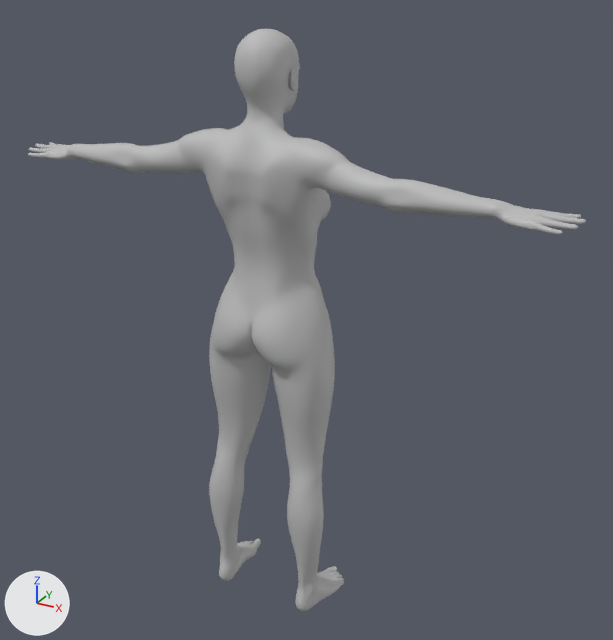
Renders of the FBX model Assets/04_Art/3D/Legs/FBX/URGO_Female_Body_new.fbx from each side of a commit.
Both versions are drawn from a camera (50 mm lens) standing at (11.83, -19.64, 19.49) and looking at (0.73, 0.54, 9.4). Arrows for +X, +Y and +Z are at lower left; the lights stay in place. Where no turn or scale is listed for an object, it has been applied to the vertices.

Objects in the first picture: 'Skin001'.
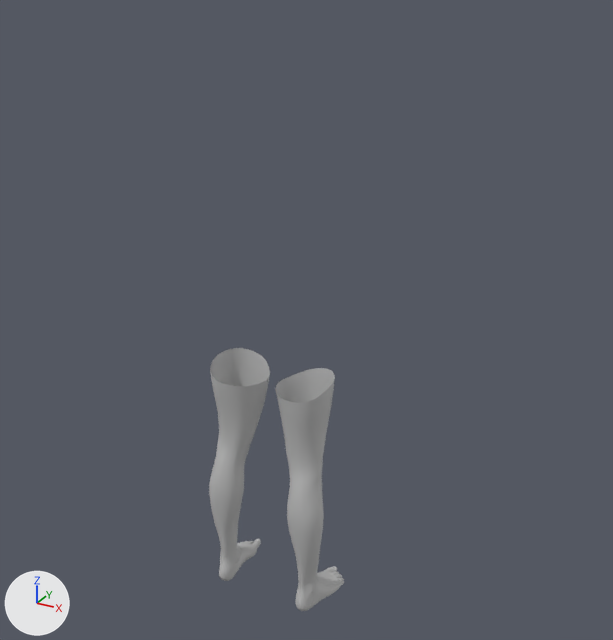
Changed parts and their boxes (x1, y1, x2, y2) in the pictures (613 x 640 px):
'Skin001', reshaped (76% narrower, 55% shorter): before (28, 29, 586, 611); after (209, 348, 344, 611)
part 1 of me_mesh_001, deleted: before (28, 29, 586, 403)

Edits to the bpy script that builds the scene:
```text
Change me_mesh_001:
    used by ob_skin001; location = (0.0, 0.0, 0.0)
    remove me_mesh_001.from_pydata(...)  # 34269 vertices, 34196 faces; spans x -8.4..8.4, y -1.6..1.3, z 0.0..17.6
    add me_mesh_001.from_pydata(...)  # 11554 vertices, 11520 faces; spans x -2.1..2.1, y -1.4..1.1, z 0.0..8.0
    me_mesh_001 part 1: 22715 vertices removed from x -8.4..8.4, y -1.6..1.3, z 7.8..17.6
```
